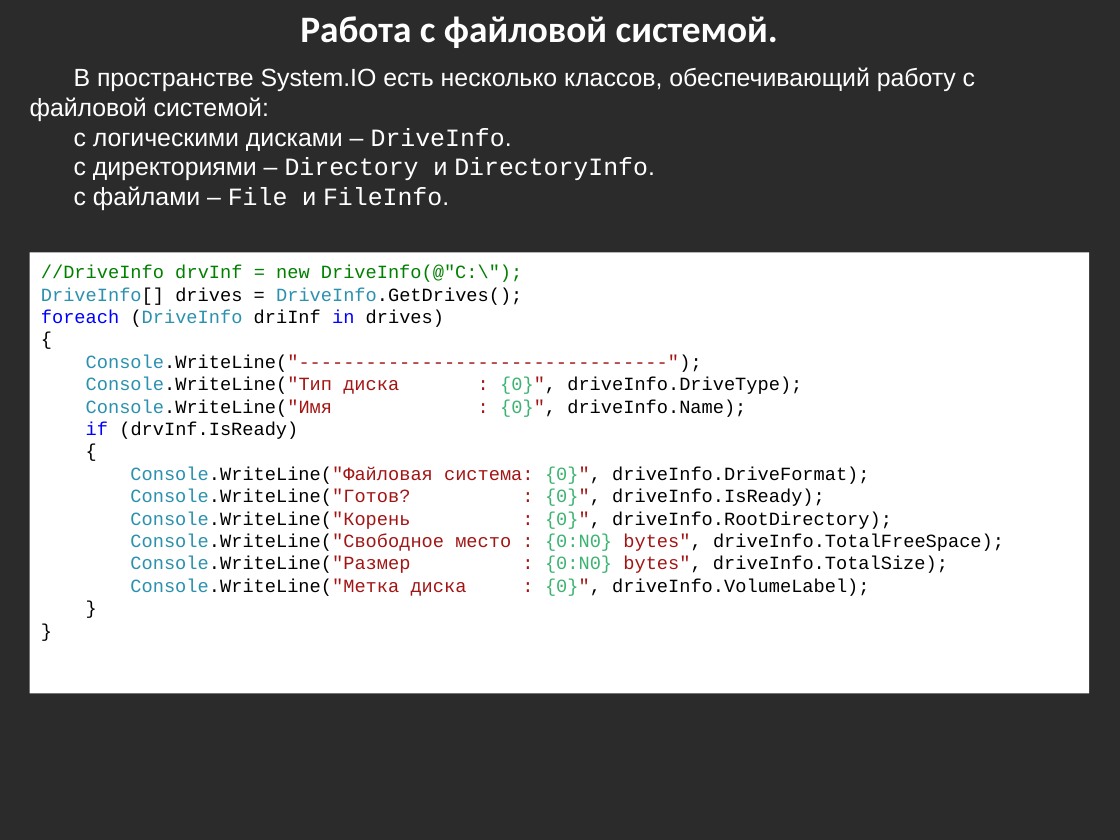
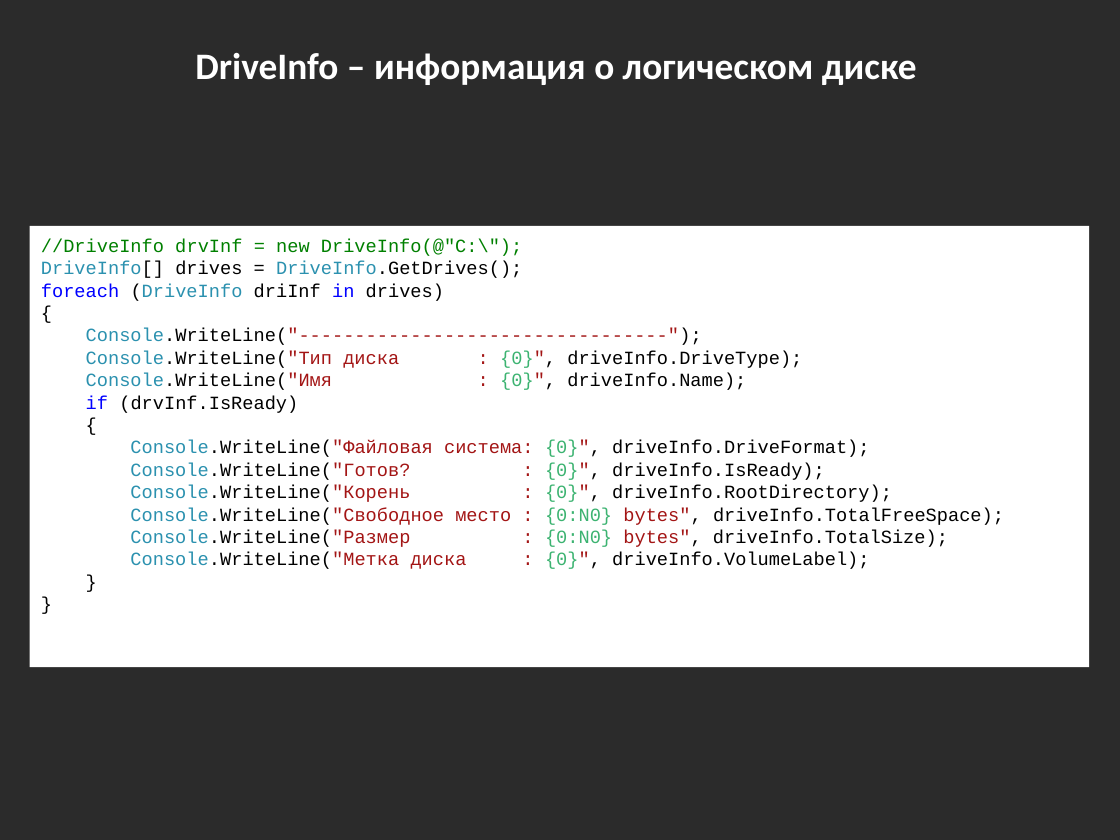
Before and after one commit to bazile/Training, a slide deck: slide 14 of Presentation/lesson-04-io.pptx (slide 13 before the commit). Drawn at 1120x840 pixels with LibreOffice and Linux fonts; fonts in the diff are those of the drawing; background and template pictures are left out; a plain dark background stands for a picture behind light text. Boxes give left, top, right and bottom in pixels: in the first picture for what was removed or moved away, otherwise in the second. Text is boxed around its words. In the diff, an @@ line names an element or a change of style, - is before the commit and + after.

```diff
--- a/Presentation/lesson-04-io.pptx
+++ b/Presentation/lesson-04-io.pptx
@@ text removed at (x1=300, y1=16, x2=778, y2=48) @@
-Работа с файловой системой.
@@ text added at (x1=195, y1=53, x2=917, y2=85), 24 pt, text #FFFFFF, bold @@
+DriveInfo – информация о логическом диске
@@ text removed at (x1=30, y1=67, x2=975, y2=210) @@
-В пространстве System.IO есть несколько классов, обеспечивающий работу с файловой системой:
-с логическими дисками – DriveInfo.
-с директориями – Directory и DirectoryInfo.
-с файлами – File и FileInfo.
@@ rectangle "//DriveInfo drvInf = new DriveInfo(@"C:\");" moved from (x1=30, y1=252, x2=1090, y2=693) to (x1=30, y1=226, x2=1090, y2=668) @@
```
Also in this commit, not shown: 2 slides added, 2 other files.
